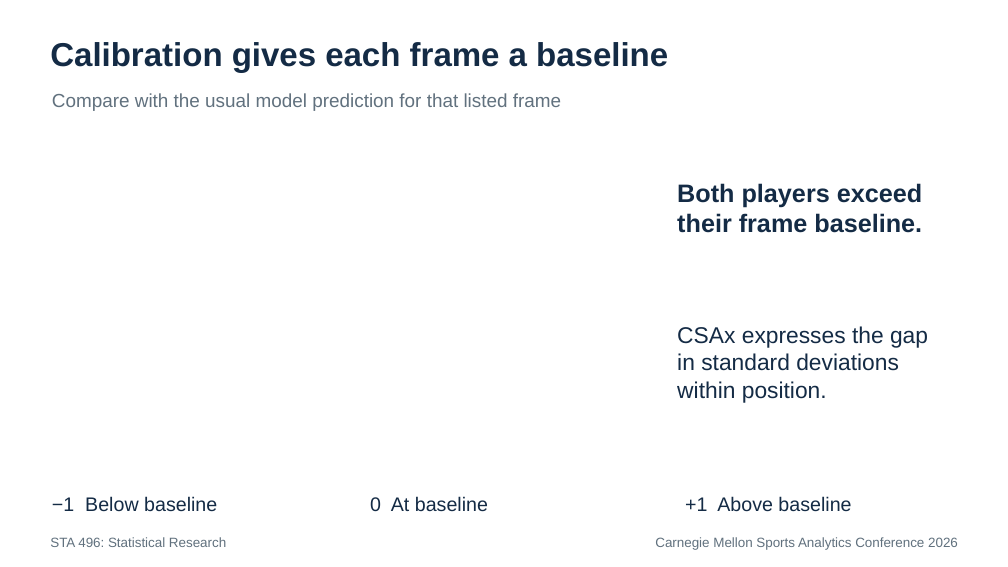
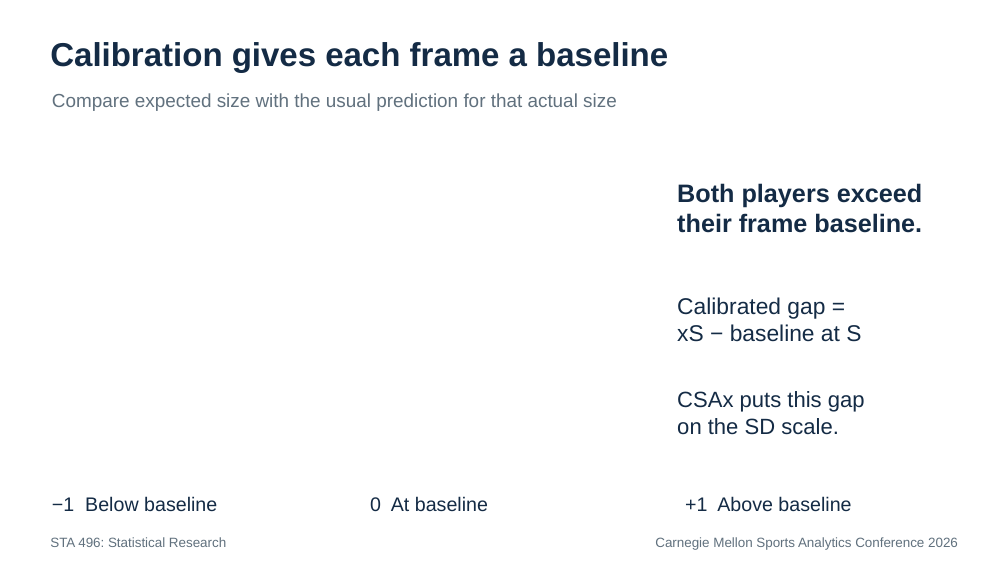
Before and after one commit to RentoSaijo/CSAx_STA496, a slide deck: slide 18 of reports/presentation.pptx (slide 16 before the commit). Drawn at 1008x567 pixels with LibreOffice and Linux fonts; fonts in the diff are those of the drawing. Boxes give left, top, right and bottom in pixels: in the first picture for what was removed or moved away, otherwise in the second. Text is boxed around its words. In the diff, an @@ line names an element or a change of style, - is before the commit and + after.

```diff
--- a/reports/presentation.pptx
+++ b/reports/presentation.pptx
@@ text at <box>52,93,617,111</box>: text changed @@
-Compare with the usual model prediction for that listed frame
+Compare expected size with the usual prediction for that actual size
@@ text at <box>677,297,861,342</box>: text changed @@
-CSAx expresses the gap
-in standard deviations
-within position.
+Calibrated gap =
+xS − baseline at S
@@ text added at <box>677,391,865,435</box>, 21 pt, text #142B45 @@
+CSAx puts this gap
+on the SD scale.
```
Also in this commit, not shown: 18 other slides changed, 5 slides added, 3 slides removed.
